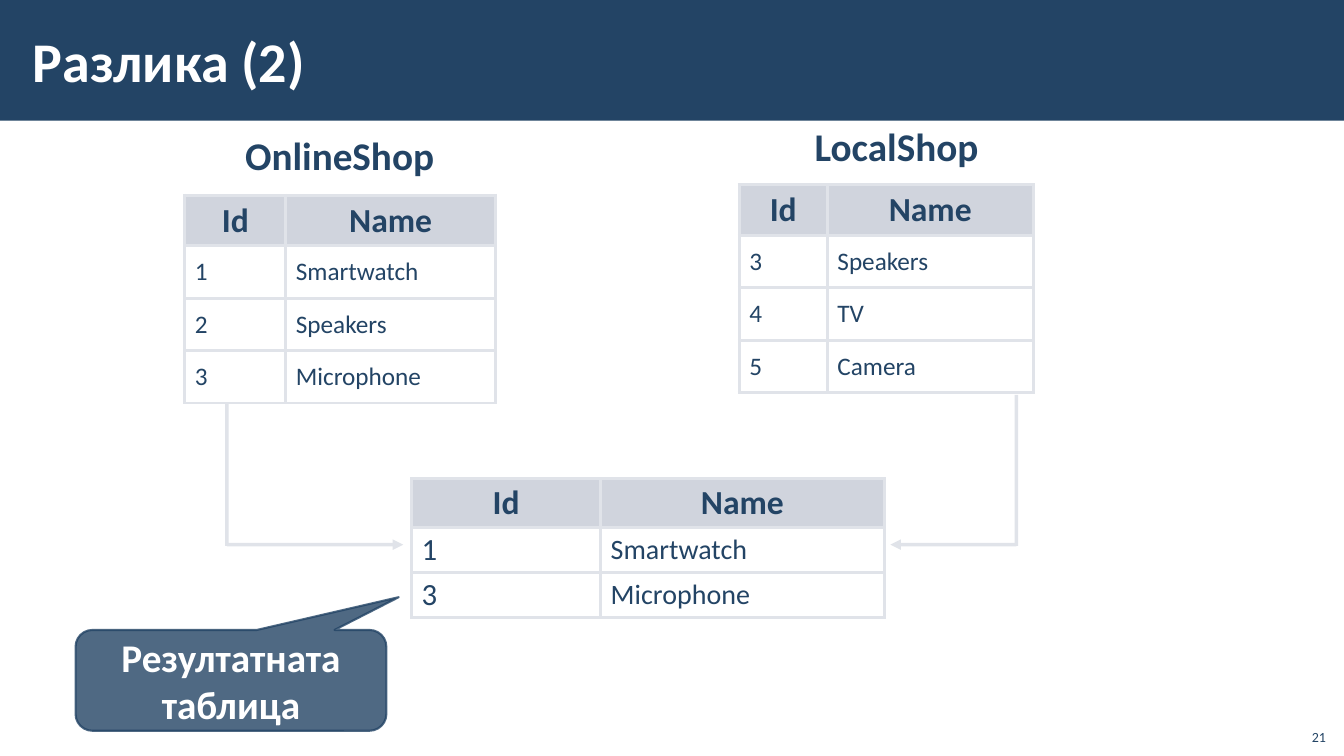
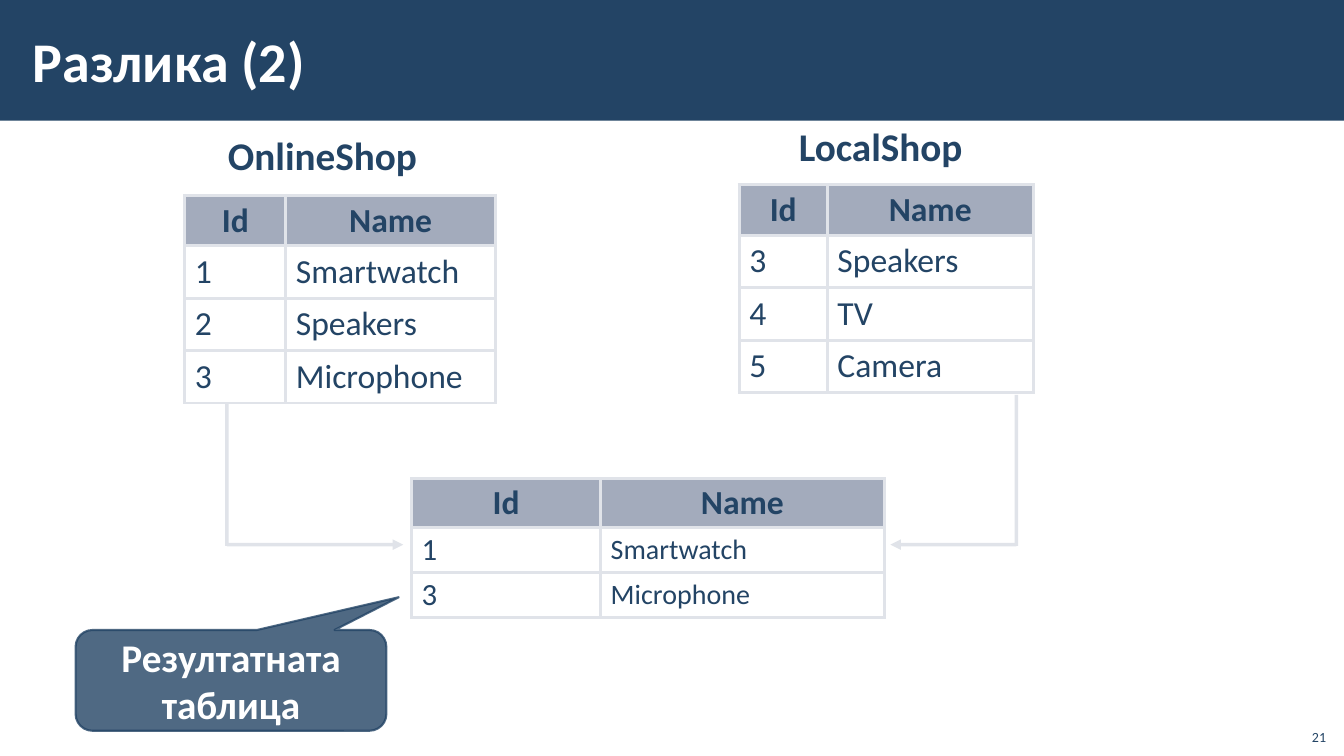
Before and after one commit to Ghostdog02/MSSQL, a slide deck: slide 21 of Theory/10-Complex-Joins-and-Subqueries/10-Complex-Joins-and-Subqueries.pptx. Drawn at 1344x756 pixels with LibreOffice and Linux fonts; fonts in the diff are those of the drawing; background and template pictures are left out. Boxes give left, top, right and bottom in pixels: in the first picture for what was removed or moved away, otherwise in the second. Text is boxed around its words. In the diff, an @@ line names an element or a change of style, - is before the commit and + after.

```diff
--- a/Theory/10-Complex-Joins-and-Subqueries/10-Complex-Joins-and-Subqueries.pptx
+++ b/Theory/10-Complex-Joins-and-Subqueries/10-Complex-Joins-and-Subqueries.pptx
@@ text "LocalShop": place and size @@
-text "LocalShop" at <box>815,133,979,167</box>
+text "LocalShop" at <box>799,133,963,167</box>
@@ text "OnlineShop": place and size @@
-text "OnlineShop" at <box>245,142,434,176</box>
+text "OnlineShop" at <box>228,142,417,176</box>
@@ table at <box>185,196,495,448</box> @@
@@ fill #A3ABBC at 50% opacity to #A3ABBC in row 1 @@
@@ size 18 to 24 pt in "1", "Smartwatch", "2", "Speakers" and 2 more places @@
@@ borders changed @@
@@ table at <box>739,185,1032,392</box> @@
@@ fill #A3ABBC at 50% opacity to #A3ABBC in row 1 @@
@@ size 18 to 24 pt in "3", "Speakers", "4", "TV" and 2 more places @@
@@ borders changed @@
@@ table at <box>411,479,884,618</box> @@
@@ fill #A3ABBC at 50% opacity to #A3ABBC in row 1 @@
@@ borders changed @@
```
Also in this commit, not shown: 17 other slides changed, 8 other files.
